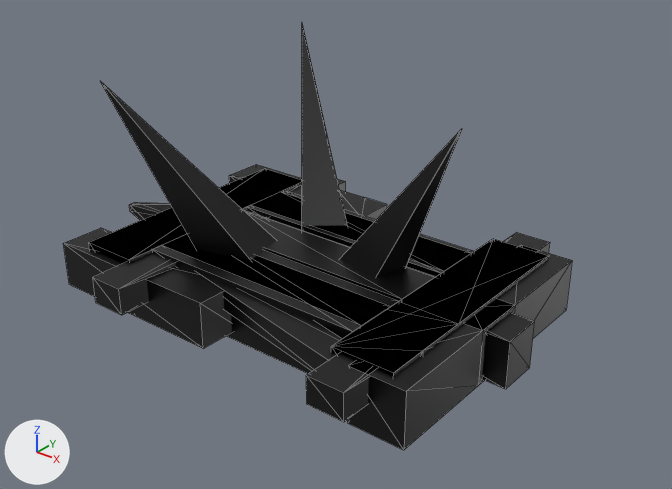
Renders of the glTF model assets/clockNumbers.glb from each side of a commit.
Camera for both pictures: a camera (50 mm lens) standing at (19.0, -22.7, 15.7) and looking at (0.6, 0.3, 1.4). The lights are fixed; the arrows at lower left show +X, +Y and +Z. Mesh edges are drawn as thin lines.

Objects in the first picture: 'FourNormal', 'OneWeapon', 'ThreeNormal', 'ThreeWeapon', 'TwoNormal', 'TwoWeapon'.
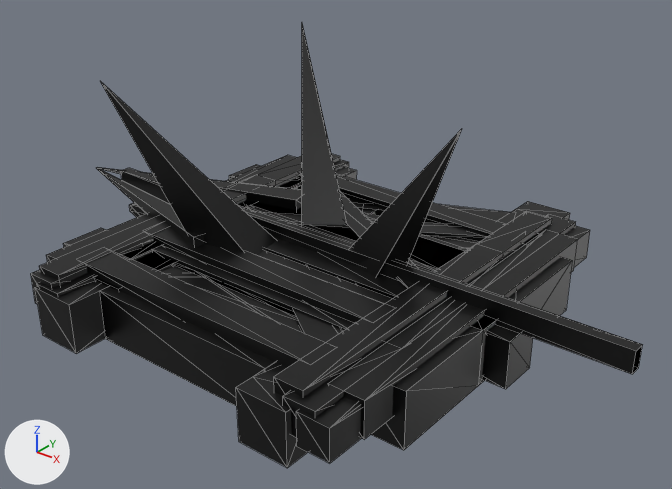
Commit message: weapon 4 rough draft

Pixel boxes [x1, y1, x2, y2] of what changed, in the pictures (672 x 489 px):
'TwelveNormal', added (black): after [39, 156, 552, 397]
'EightNormal', added (black): after [35, 167, 570, 468]
'FourWeapon', added (black): after [96, 168, 643, 374]
'TenNormal', added (black): after [46, 155, 578, 439]
'ElevenNormal', added (black): after [31, 154, 576, 437]
'NineNormal', added (black): after [37, 160, 590, 463]
'SevenNormal', added (black): after [95, 185, 480, 332]
'SixNormal', added (black): after [174, 236, 479, 315]
'ThreeNormal', unchanged, covered by the edit: before [129, 182, 549, 374]; after [132, 182, 468, 331]
'TwoWeapon', unchanged, covered by the edit: before [63, 164, 535, 389]; after [63, 164, 533, 389]
'FourNormal', unchanged, covered by the edit: before [93, 179, 550, 422]
'TwoNormal', unchanged, covered by the edit: before [89, 169, 488, 376]; after [123, 204, 463, 323]

The change in detail:
Mesh me_cube_016 is new.
It has 24 vertices, 34 faces and spans x -12.2..11.8, y -3.0..3.2, z 0.8..1.8.
It uses material mat_black (black #000000).
Mesh me_cube_015 is new.
It has 60 vertices, 82 faces and spans x -6.06..5.53, y -7.24..7.02, z 0.36..1.41.
It uses material mat_black (black #000000).
Mesh me_cube_014 is new.
It has 52 vertices, 74 faces and spans x -6.2..6.2, y -7.5..7.7, z 0.1..1.2.
It uses material mat_black (black #000000).
Mesh me_cube_013 is new.
It has 48 vertices, 74 faces and spans x -5.7..6.8, y -7.7..7.7, z -0.1..1.0.
It uses material mat_black (black #000000).
Mesh me_cube_006 is new.
It has 32 vertices, 48 faces and spans x -6.95..6.91, y -6.35..6.33, z -0.05..1.21.
It uses material mat_black (black #000000).
Mesh me_cube_004 is new.
It has 92 vertices, 152 faces and spans x -5.7..5.4, y -7.7..9.0, z -0.9..0.9.
It uses material mat_black (black #000000).
Mesh me_cube_003 is new.
It has 48 vertices, 64 faces and spans x -4.68..6.06, y -6.17..5.88, z 0.02..1.0.
It uses material mat_black (black #000000).
Mesh me_cube_002 is new.
It has 40 vertices, 56 faces and spans x -4.68..6.06, y -6.17..5.88, z 0.02..1.0.
It uses material mat_black (black #000000).
Object 'FourWeapon' (ob_fourweapon) is new; it shows me_cube_016.
Its location is (0.0, 0.0, 0.0).
Object 'TwelveNormal' (ob_twelvenormal) is new; it shows me_cube_015.
Its location is (0.0, 0.0, 0.0).
Object 'ElevenNormal' (ob_elevennormal) is new; it shows me_cube_014.
Its location is (0.0, 0.0, 0.0).
Object 'NineNormal' (ob_ninenormal) is new; it shows me_cube_013.
Its location is (0.0, 0.0, 0.0).
Object 'TenNormal' (ob_tennormal) is new; it shows me_cube_006.
Its location is (0.0, 0.0, 0.0).
Object 'EightNormal' (ob_eightnormal) is new; it shows me_cube_004.
Its location is (0.0, 0.0, 0.0).
Object 'SevenNormal' (ob_sevennormal) is new; it shows me_cube_003.
Its location is (0.0, 0.0, 0.0).
Object 'SixNormal' (ob_sixnormal) is new; it shows me_cube_002.
Its location is (0.0, 0.0, 0.0).
